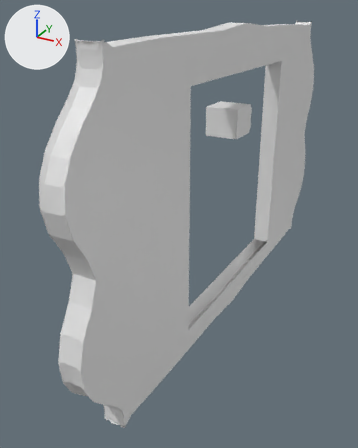
Renders of the FBX model 3D 场景/棋盘镂空.fbx from each side of a commit.
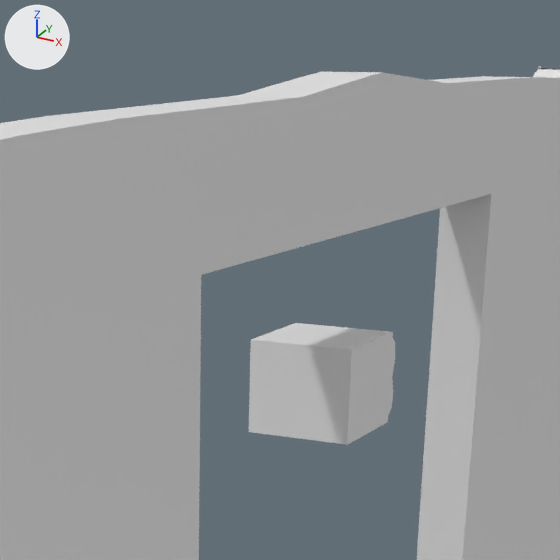
The first picture shows the older version from a 50 mm lens placed at (11.79, -28.41, 9.47), pointed at (-2.35, -2.7, -3.38). The close-ups show the older and then the newer version on the part from 36% to 85% of the width and 0% to 39% of the height of that picture. Only the edits that show in the close-ups are written down. Lighting does not change. The marker at upper left points along +X, +Y and +Z. Where no turn or scale is listed for an object, it has been applied to the vertices.

Names of what the first close-up shows: '立方体', '立方体.001'.
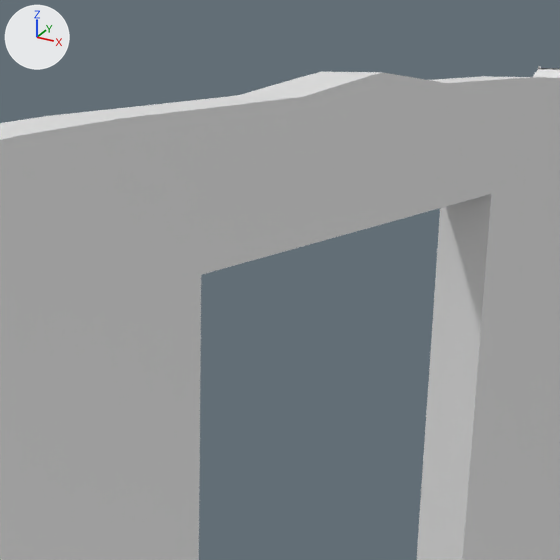
Changed parts and their boxes (x1, y1, x2, y2) in the close-ups (560 x 560 px):
'立方体', deleted
    before: (249, 323, 395, 445)

What the commit changed:
Object '立方体' (ob_立方体) is deleted.
